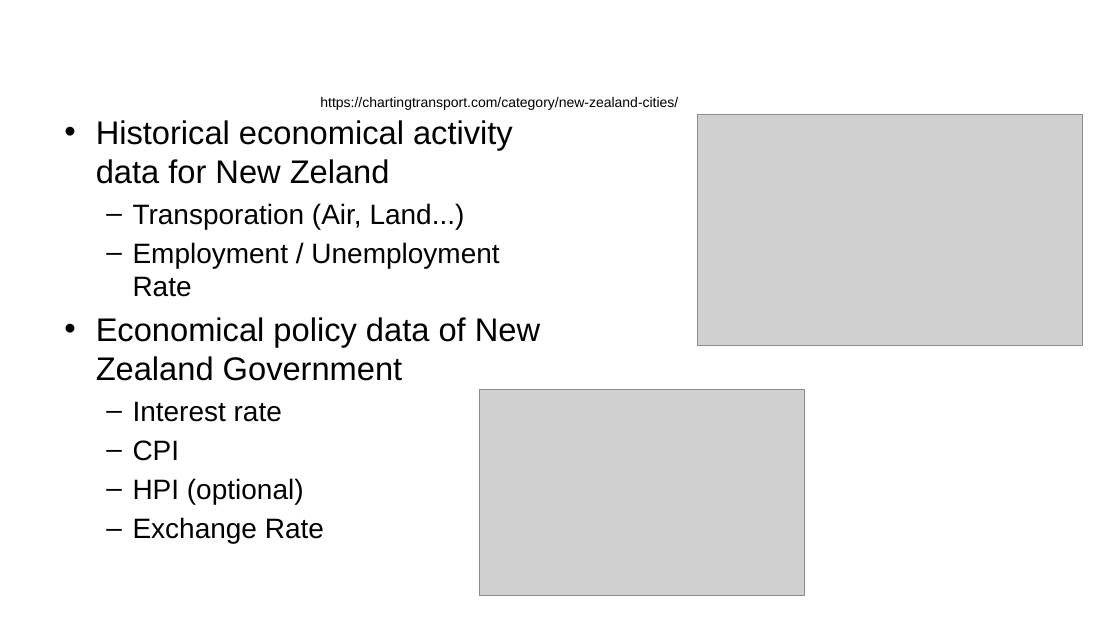
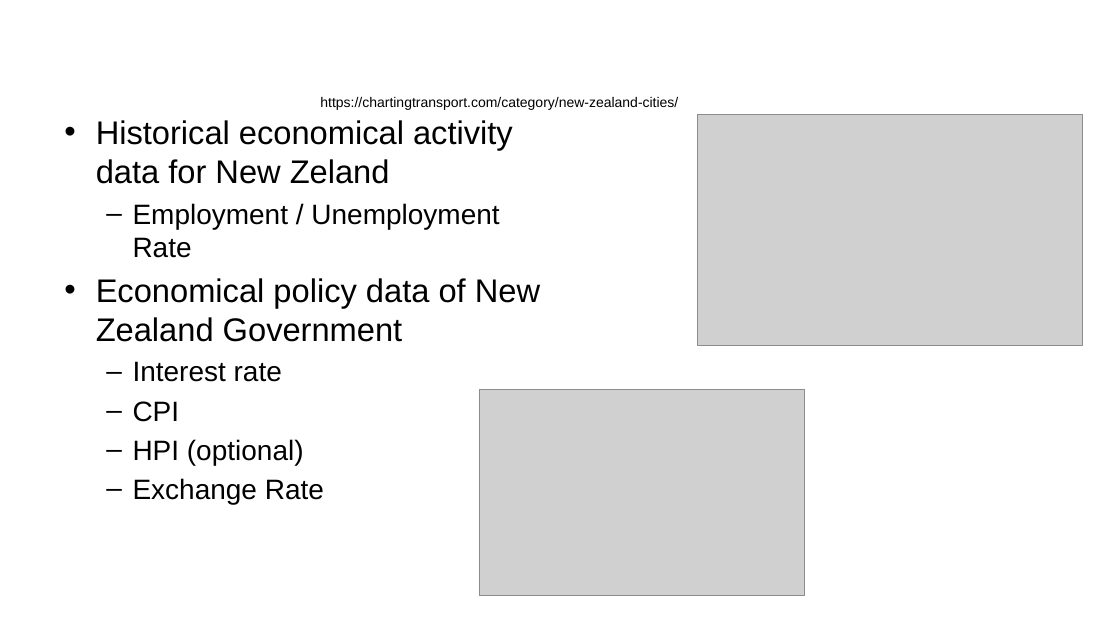
Before and after one commit to ansrali/data422-group-project, a slide deck: slide 4 of Group Project Presentation.pptx. Drawn at 1120x630 pixels with LibreOffice and Linux fonts; fonts in the diff are those of the drawing; grey boxes stand for pictures; background and template pictures are left out. Boxes give left, top, right and bottom in pixels: in the first picture for what was removed or moved away, otherwise in the second. Text is boxed around its words. In the diff, an @@ line names an element or a change of style, - is before the commit and + after.

```diff
--- a/Group Project Presentation.pptx
+++ b/Group Project Presentation.pptx
@@ text at box(133, 203, 465, 229): paragraph removed @@
-  – Transporation (Air, Land...)
```
Also in this commit, not shown: 2 other slides changed, 1 slide removed.
